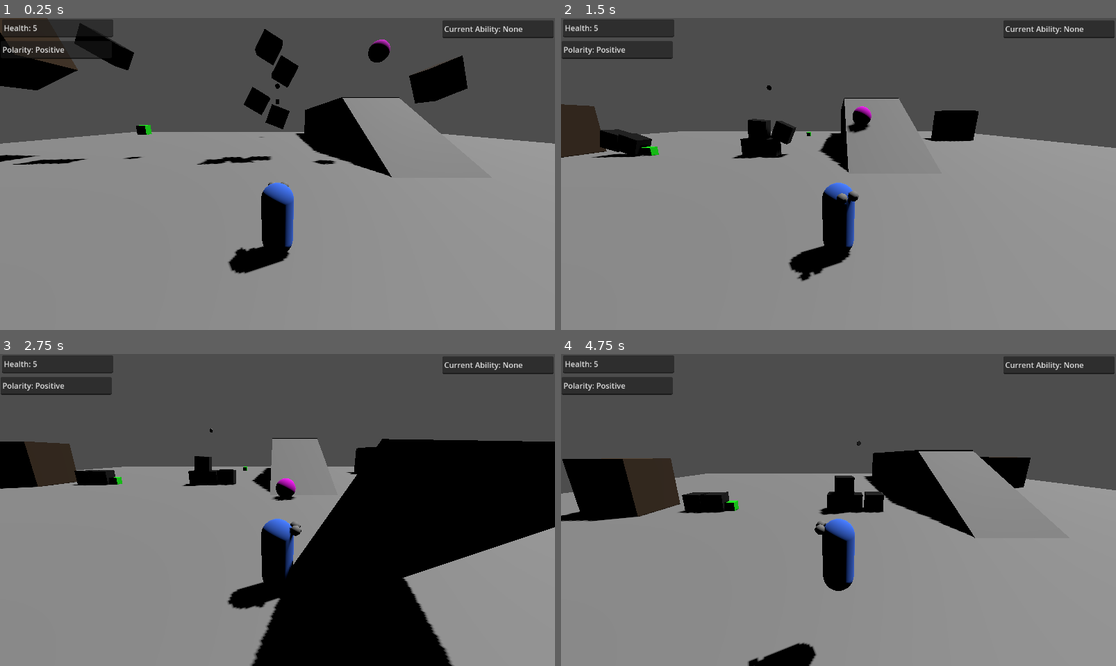
Above: before the commit, frames 1-4 (two rows, left to right).
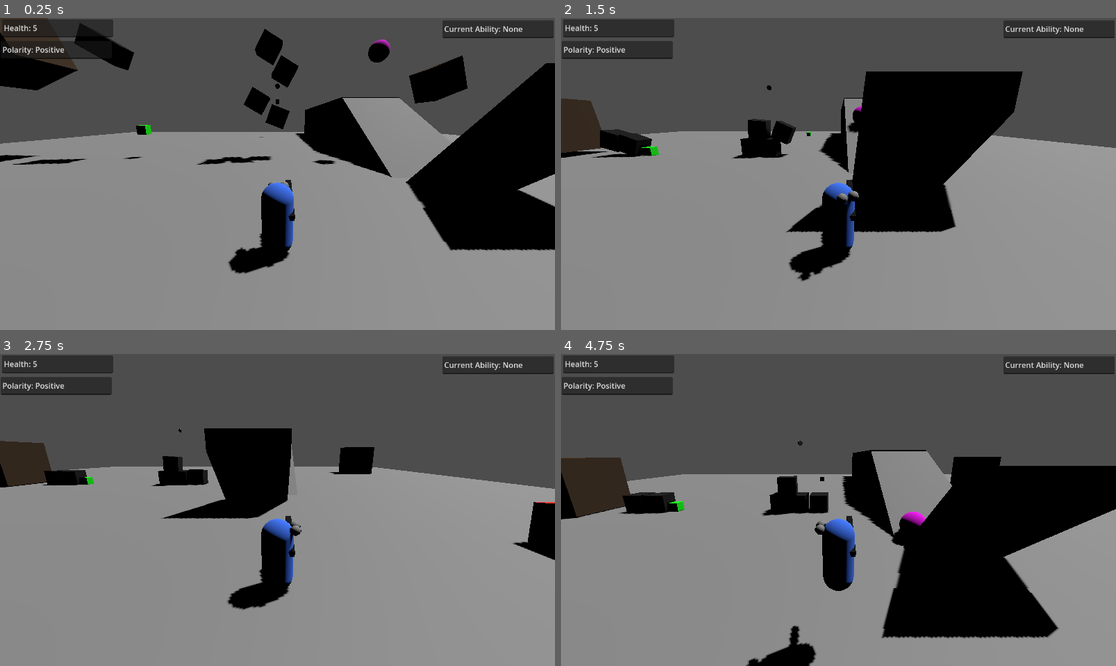
Above: after the commit, the same moments.

Repository: Harry2166/BOTW-in-Godot-and-more
Game: Godot game, scene res://Level/level_1.tscn
The game is run twice, just before and just after one commit, with the same random seed, the same clock (stepped at 60 frames per second) and the same inputs. The engine's default icon, where the game draws it, is replaced by a stand-in: a white triangle on a blue panel in a dark square.
Inputs:
- Up to frame 1 (0.25 s): no input
- Up to frame 2 (1.5 s): hold D (move_right) 0.53-1.28 s; tap Space (jump) at 0.77 s; hold Down (move_back) from 1.28 s (still down)
- Up to frame 3 (2.75 s): tap Space (jump) at 1.52 s; release Down (move_back) at 2.03 s; hold D (move_right) from 2.03 s (still down)
- Up to frame 4 (4.75 s): release D (move_right) at 2.78 s; hold W (move_forward) 2.78-3.53 s; tap Space (jump) at 3.02, 3.77, 4.52 s; hold A (move_left) from 3.53 s (still down)

The runs differ from the first frame. In frame 1, 10% of the frame differs, in the area x 46-100%, y 14-80%; in frame 2, 11%; in frame 3, 31%, in the area x 0-100%, y 23-100%; in frame 4, 24%.

Commit message:
feat: Create melee attack

Diff:
--- a/Level/level_1.tscn
+++ b/Level/level_1.tscn
@@ -1,10 +1,8 @@
-[gd_scene load_steps=15 format=3 uid="uid://c45dd0jomwrh4"]
+[gd_scene load_steps=13 format=3 uid="uid://c45dd0jomwrh4"]
 
 [ext_resource type="PackedScene" uid="uid://coqidqpwu33br" path="res://Objects/metallic_block.tscn" id="1_jfyb3"]
 [ext_resource type="PackedScene" uid="uid://dtgghqh5qb61x" path="res://Objects/player.tscn" id="1_xkokw"]
-[ext_resource type="Texture2D" uid="uid://c22hxy3qtpnow" path="res://icon.svg" id="3_ib41i"]
 [ext_resource type="PackedScene" uid="uid://bi7uoh0gpo8vp" path="res://Objects/rupee.tscn" id="3_vdn16"]
-[ext_resource type="Script" path="res://Scripts/Icon.gd" id="4_v17ts"]
 [ext_resource type="PackedScene" uid="uid://c7po804bwx01b" path="res://Objects/obstacle.tscn" id="6_va835"]
 [ext_resource type="PackedScene" uid="uid://cp2jchjgwpyij" path="res://Objects/metallic_bad_box.tscn" id="7_gajds"]
 [ext_resource type="PackedScene" uid="uid://djwarijri3qf8" path="res://Objects/metallic_block_negative.tscn" id="8_xtmbd"]
@@ -64,13 +62,6 @@
 [node name="Rupee" parent="." instance=ExtResource("3_vdn16")]
 transform = Transform3D(1, 0, 0, 0, 1, 0, 0, 0, 1, 0, 7.88931, 0)
 
-[node name="Icon" type="Sprite3D" parent="."]
-transform = Transform3D(1, 0, 0, 0, 1, 0, 0, 0, 1, 0, 2.41631, 0)
-visible = false
-pixel_size = 0.003
-texture = ExtResource("3_ib41i")
-script = ExtResource("4_v17ts")
-
 [node name="StaticBody3D" parent="." instance=ExtResource("6_va835")]
 transform = Transform3D(-3.27835e-07, 0, 7.5, 0, 7.5, 0, -7.5, 0, -3.27835e-07, 13, 1.36424e-12, 6.07035)
 
@@ -113,7 +104,7 @@
 [node name="GridMap" type="GridMap" parent="."]
 
 [node name="BlocksCube019" type="MeshInstance3D" parent="."]
-transform = Transform3D(-0.983907, 0, -0.178682, 0, 1, 0, 0.178682, 0, -0.983907, 12.1723, 0.620076, 26.2662)
+transform = Transform3D(-1.5, 0, 1.31134e-07, 0, 1.5, 0, -1.31134e-07, 0, -1.5, 11.8372, 0.233206, 13.016)
 mesh = ExtResource("11_n0rln")
 
 [node name="StaticBody3D" type="StaticBody3D" parent="BlocksCube019"]
--- a/Objects/ball.tscn
+++ b/Objects/ball.tscn
@@ -12,6 +12,7 @@
 
 [node name="Ball" type="RigidBody3D"]
 collision_layer = 3
+angular_damp = 3.5
 script = ExtResource("1_6xi4c")
 
 [node name="Timer" type="Timer" parent="."]
--- a/Objects/player.tscn
+++ b/Objects/player.tscn
@@ -38,6 +38,67 @@
 inner_radius = 3.0
 outer_radius = 3.5
 
+[sub_resource type="StandardMaterial3D" id="StandardMaterial3D_7ekpg"]
+albedo_color = Color(0, 0, 0, 0.658824)
+
+[sub_resource type="BoxMesh" id="BoxMesh_nsvef"]
+material = SubResource("StandardMaterial3D_7ekpg")
+
+[sub_resource type="ConcavePolygonShape3D" id="ConcavePolygonShape3D_bto0j"]
+data = PackedVector3Array(-0.5, 0.5, 0.5, 0.5, 0.5, 0.5, -0.5, -0.5, 0.5, 0.5, 0.5, 0.5, 0.5, -0.5, 0.5, -0.5, -0.5, 0.5, 0.5, 0.5, -0.5, -0.5, 0.5, -0.5, 0.5, -0.5, -0.5, -0.5, 0.5, -0.5, -0.5, -0.5, -0.5, 0.5, -0.5, -0.5, 0.5, 0.5, 0.5, 0.5, 0.5, -0.5, 0.5, -0.5, 0.5, 0.5, 0.5, -0.5, 0.5, -0.5, -0.5, 0.5, -0.5, 0.5, -0.5, 0.5, -0.5, -0.5, 0.5, 0.5, -0.5, -0.5, -0.5, -0.5, 0.5, 0.5, -0.5, -0.5, 0.5, -0.5, -0.5, -0.5, 0.5, 0.5, 0.5, -0.5, 0.5, 0.5, 0.5, 0.5, -0.5, -0.5, 0.5, 0.5, -0.5, 0.5, -0.5, 0.5, 0.5, -0.5, -0.5, -0.5, 0.5, 0.5, -0.5, 0.5, -0.5, -0.5, -0.5, 0.5, -0.5, 0.5, 0.5, -0.5, -0.5, -0.5, -0.5, -0.5)
+
+[sub_resource type="Animation" id="Animation_8fl0c"]
+resource_name = "attack"
+tracks/0/type = "value"
+tracks/0/imported = false
+tracks/0/enabled = true
+tracks/0/path = NodePath(".:position")
+tracks/0/interp = 1
+tracks/0/loop_wrap = true
+tracks/0/keys = {
+"times": PackedFloat32Array(0, 0.5, 1),
+"transitions": PackedFloat32Array(1, 1, 1),
+"update": 0,
+"values": [Vector3(-0.258927, 0.215114, -0.24298), Vector3(-0.258927, 0.215114, -0.826182), Vector3(-0.259, 0.215, -0.605)]
+}
+
+[sub_resource type="Animation" id="Animation_hmkw7"]
+resource_name = "idle"
+tracks/0/type = "value"
+tracks/0/imported = false
+tracks/0/enabled = true
+tracks/0/path = NodePath(".:position")
+tracks/0/interp = 1
+tracks/0/loop_wrap = true
+tracks/0/keys = {
+"times": PackedFloat32Array(0, 0.5, 1),
+"transitions": PackedFloat32Array(1, 1, 1),
+"update": 0,
+"values": [Vector3(-0.258927, 0.215114, -0.60466), Vector3(-0.258927, 0.360051, -0.60466), Vector3(-0.259, 0.215, -0.605)]
+}
+
+[sub_resource type="Animation" id="Animation_jpq11"]
+length = 0.001
+tracks/0/type = "value"
+tracks/0/imported = false
+tracks/0/enabled = true
+tracks/0/path = NodePath(".:position")
+tracks/0/interp = 1
+tracks/0/loop_wrap = true
+tracks/0/keys = {
+"times": PackedFloat32Array(0),
+"transitions": PackedFloat32Array(1),
+"update": 0,
+"values": [Vector3(-0.258927, 0.215114, -0.60466)]
+}
+
+[sub_resource type="AnimationLibrary" id="AnimationLibrary_nd8k8"]
+_data = {
+"RESET": SubResource("Animation_jpq11"),
+"attack": SubResource("Animation_8fl0c"),
+"idle": SubResource("Animation_hmkw7")
+}
+
 [node name="Player" type="CharacterBody3D"]
 script = ExtResource("1_urbq3")
 
@@ -96,6 +157,11 @@
 shape = SubResource("SphereShape3D_30ohv")
 
 [node name="MeshInstance3D" type="MeshInstance3D" parent="MagneticArea"]
+mesh = SubResource("TorusMesh_qgo4w")
+
+[node name="MeshInstance3D2" type="MeshInstance3D" parent="MagneticArea"]
+transform = Transform3D(-4.37114e-08, -1, 0, 1, -4.37114e-08, 0, 0, 0, 1, 0, 0, 0)
+visible = false
 mesh = SubResource("TorusMesh_qgo4w")
 
 [node name="Ability" type="TextEdit" parent="."]
@@ -139,6 +205,26 @@
 offset_bottom = 395.0
 texture = ExtResource("3_5lmoo")
 
+[node name="WeaponPivot" type="Node3D" parent="."]
+transform = Transform3D(1, 0, 0, 0, 1, 0, 0, 0, 1, 0.669926, 1.4251, 0)
+
+[node name="MeshInstance3D" type="MeshInstance3D" parent="WeaponPivot"]
+transform = Transform3D(0.2, 0, 0, 0, 0.517638, 0.193185, 0, -1.93185, 0.0517638, -0.258927, 0.215114, -0.60466)
+mesh = SubResource("BoxMesh_nsvef")
+
+[node name="StaticBody3D" type="StaticBody3D" parent="WeaponPivot/MeshInstance3D"]
+collision_layer = 0
+collision_mask = 16
+
+[node name="CollisionShape3D" type="CollisionShape3D" parent="WeaponPivot/MeshInstance3D/StaticBody3D"]
+shape = SubResource("ConcavePolygonShape3D_bto0j")
+
+[node name="AnimationPlayer" type="AnimationPlayer" parent="."]
+root_node = NodePath("../WeaponPivot/MeshInstance3D")
+libraries = {
+"": SubResource("AnimationLibrary_nd8k8")
+}
+
 [connection signal="body_entered" from="MagneticArea" to="." method="_on_area_3d_body_entered"]
 [connection signal="body_exited" from="MagneticArea" to="." method="_on_magnetic_area_body_exited"]
 [connection signal="body_shape_entered" from="MagneticArea" to="." method="_on_area_3d_body_shape_entered"]
--- a/Objects/wood_block.tscn
+++ b/Objects/wood_block.tscn
@@ -10,6 +10,7 @@
 size = Vector3(2, 2, 2)
 
 [sub_resource type="BoxShape3D" id="BoxShape3D_ugvr5"]
+size = Vector3(1, 1.01465, 1)
 
 [node name="WoodBlock" type="RigidBody3D"]
 collision_layer = 5
@@ -22,7 +23,7 @@
 mesh = SubResource("BoxMesh_12i55")
 
 [node name="CollisionShape3D" type="CollisionShape3D" parent="."]
-transform = Transform3D(6, 0, 0, 0, 6, 0, 0, 0, 6, 0, 0, 0)
+transform = Transform3D(6, 0, 0, 0, 6, 0, 0, 0, 6, 0, -0.0439453, 0)
 shape = SubResource("BoxShape3D_ugvr5")
 
 [node name="Timer" type="Timer" parent="."]
--- a/Scripts/ball.gd
+++ b/Scripts/ball.gd
@@ -19,10 +19,12 @@
 		is_sleeping = false
 		player.stopped_objs = 1
 	if is_sleeping and player.stop_obj:
+		set_collision_mask_value(5,true)
 		mesh.material_override = stopMaterial
 	else:
 		mesh.material_override = normalMaterial
 		is_sleeping = false
+		set_collision_mask_value(5,false)
 
 func get_stopped():
 	sleeping = true
--- a/Scripts/player.gd
+++ b/Scripts/player.gd
@@ -37,11 +37,13 @@
 @onready var health_text = $Health
 @onready var aim_ray = $SpringArm3D/Camera3D/RayCast3D
 @onready var magnet_collision = $MagneticArea/MagneticCollisionShape
-@onready var magnet_collision_shape = $MagneticArea/MeshInstance3D
+@onready var magnet_collision_shape1 = $MagneticArea/MeshInstance3D
 @onready var polarity_text = $Polarity
 @onready var crosshair = $Crosshair
 @onready var extra_crosshair = $CrosshairExtra
 @onready var wood_location = $SpringArm3D/Camera3D/WhereWoodGoes
+@onready var weapon = $WeaponPivot/MeshInstance3D
+@onready var anim_player = $AnimationPlayer
 
 var is_magnet = false
 var use_wood = false
@@ -58,7 +60,7 @@
 	extra_crosshair.position.x = get_viewport().size.x / 2 - 32
 	extra_crosshair.position.y = get_viewport().size.y / 2 - 64
 	extra_crosshair.visible = false
-	magnet_collision_shape.visible = false
+	magnet_collision_shape1.visible = false
 
 func _process(delta):
 	if crosshair.position.x != (get_viewport().size.x / 2 - 32):
@@ -66,6 +68,9 @@
 		crosshair.position.y = get_viewport().size.y / 2 - 64
 		extra_crosshair.position.x = get_viewport().size.x / 2 - 32
 		extra_crosshair.position.y = get_viewport().size.y / 2 - 64
+
+	if Input.is_action_just_pressed("zr-shoulder"):
+		anim_player.play("attack")
 
 	if num_of_jumps < 1 and is_on_floor():
 		num_of_jumps = 2
@@ -79,7 +84,7 @@
 				magnet_collision.disabled = true
 				crosshair.visible = false
 				stop_obj = false
-				magnet_collision_shape.visible = false
+				magnet_collision_shape1.visible = false
 				ability_text.text = "Current Ability: None"
 			1:
 				PlayerData.current_ability = PlayerData.Ability.MAGNET
@@ -88,7 +93,7 @@
 				crosshair.visible = false
 				magnet_collision.disabled = false
 				stop_obj = false
-				magnet_collision_shape.visible = true
+				magnet_collision_shape1.visible = true
 				ability_text.text = "Current Ability: Magnet"
 			2:
 				PlayerData.current_ability = PlayerData.Ability.WOOD
@@ -97,17 +102,17 @@
 				magnet_collision.disabled = true
 				crosshair.visible = true
 				stop_obj = false
-				magnet_collision_shape.visible = false
+				magnet_collision_shape1.visible = false
 				ability_text.text = "Current Ability: Wood"
 			3:
-				PlayerData.current_ability = PlayerData.Ability.WOOD
+				PlayerData.current_ability = PlayerData.Ability.STASIS
 				is_magnet = false
 				use_wood = false
 				magnet_collision.disabled = true
 				crosshair.visible = true
 				stop_obj = true
 				stopped_objs = 1
-				magnet_collision_shape.visible = false
+				magnet_collision_shape1.visible = false
 				ability_text.text = "Current Ability: Stasis"
 
 	if Input.is_action_just_pressed("A") and is_magnet:
--- a/project.godot
+++ b/project.godot
@@ -132,3 +132,13 @@
 "events": [Object(InputEventJoypadButton,"resource_local_to_scene":false,"resource_name":"","device":-1,"button_index":3,"pressure":0.0,"pressed":true,"script":null)
 ]
 }
+zr-shoulder={
+"deadzone": 0.5,
+"events": [Object(InputEventJoypadMotion,"resource_local_to_scene":false,"resource_name":"","device":-1,"axis":5,"axis_value":1.0,"script":null)
+]
+}
+zl-shoulder={
+"deadzone": 0.5,
+"events": [Object(InputEventJoypadMotion,"resource_local_to_scene":false,"resource_name":"","device":-1,"axis":4,"axis_value":1.0,"script":null)
+]
+}
Not shown: 1 places in Objects/player.tscn that only renumber resources
